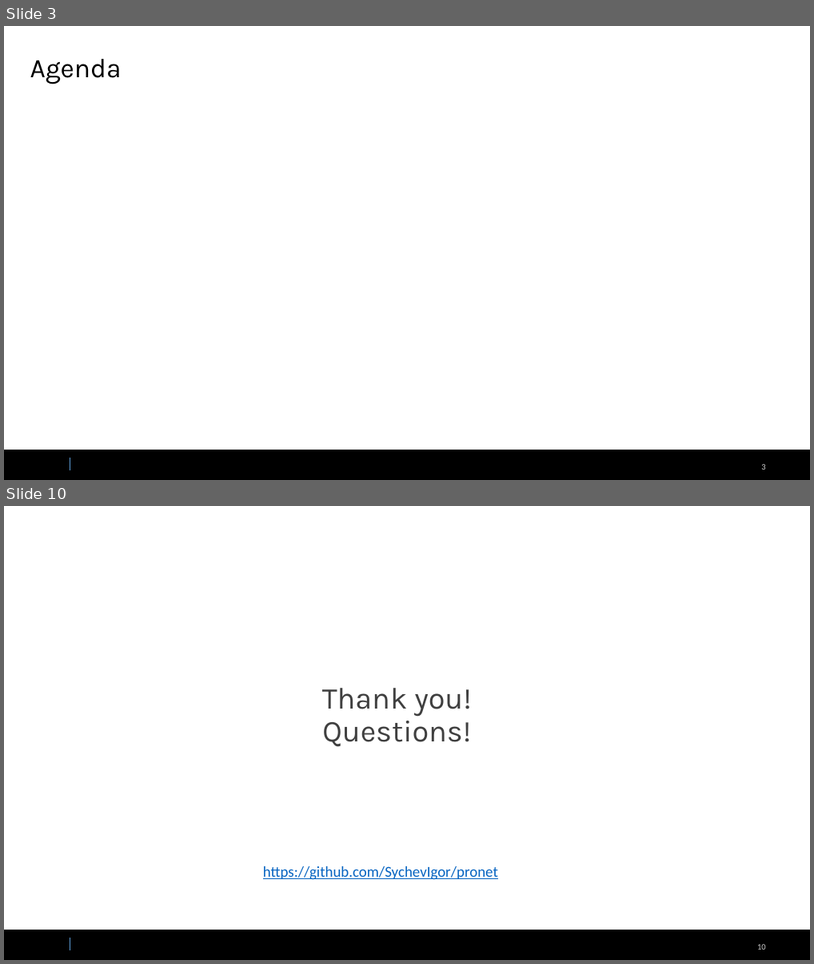
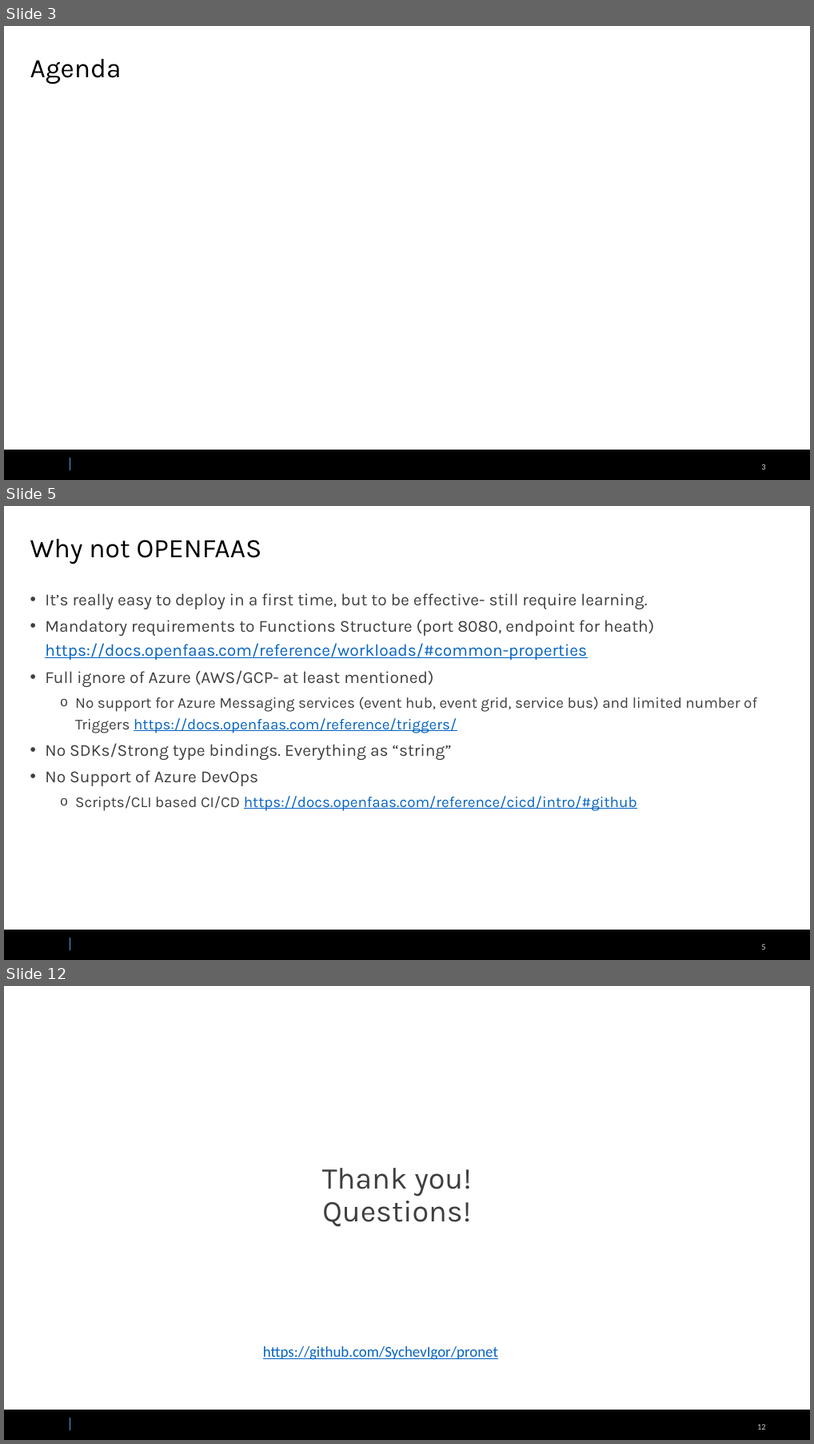
Before and after one commit to SychevIgor/publicspeaking, a slide deck: AzureArchitecture.pptx. Shown one above the other, each under a label of ours: slides 3 and 10 before the commit, slides 3, 5 and 12 after it; the slides between them are not shown. The pictures are 814x964 and 814x1444 pixels, drawn with LibreOffice and Linux fonts; fonts in the diff are those of the drawing; background and template pictures are left out. Boxes give left, top, right and bottom in pixels: in the first picture for what was removed or moved away, otherwise in the second. Text is boxed around its words. In the diff, an @@ line names an element or a change of style, - is before the commit and + after.

```diff
--- a/AzureArchitecture.pptx
+++ b/AzureArchitecture.pptx
@@ slide 5 added at (x1=4, y1=506, x2=810, y2=960), background #FFFFFF; not listed: 3 template elements that a slide beside it also shows @@
@@ title added at (x1=30, y1=539, x2=262, y2=564), 32 pt, text #000000 @@
+Why not OPENFAAS
@@ text added at (x1=45, y1=593, x2=758, y2=811), 20 pt, text #3F3F3F @@
+• It’s really easy to deploy in a first time, but to be effective- still require learning.
+• Mandatory requirements to Functions Structure (port 8080, endpoint for heath) https://docs.openfaas.com/reference/workloads/#common-properties
+• Full ignore of Azure (AWS/GCP- at least mentioned)
+  o No support for Azure Messaging services (event hub, event grid, service bus) and limited number of Triggers https://docs.openfaas.com/reference/triggers/
+• No SDKs/Strong type bindings. Everything as “string”
+• No Support of Azure DevOps
+  o Scripts/CLI based CI/CD https://docs.openfaas.com/reference/cicd/intro/#github
@@ what was slide 10 is now slide 12 @@
```
Also in this commit, not shown: 1 other slide added.
